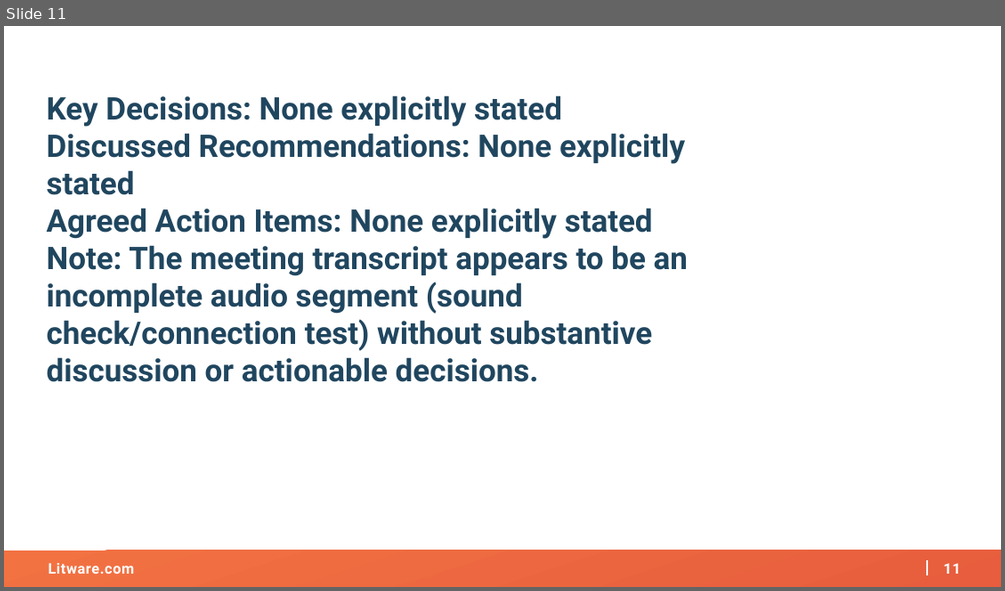
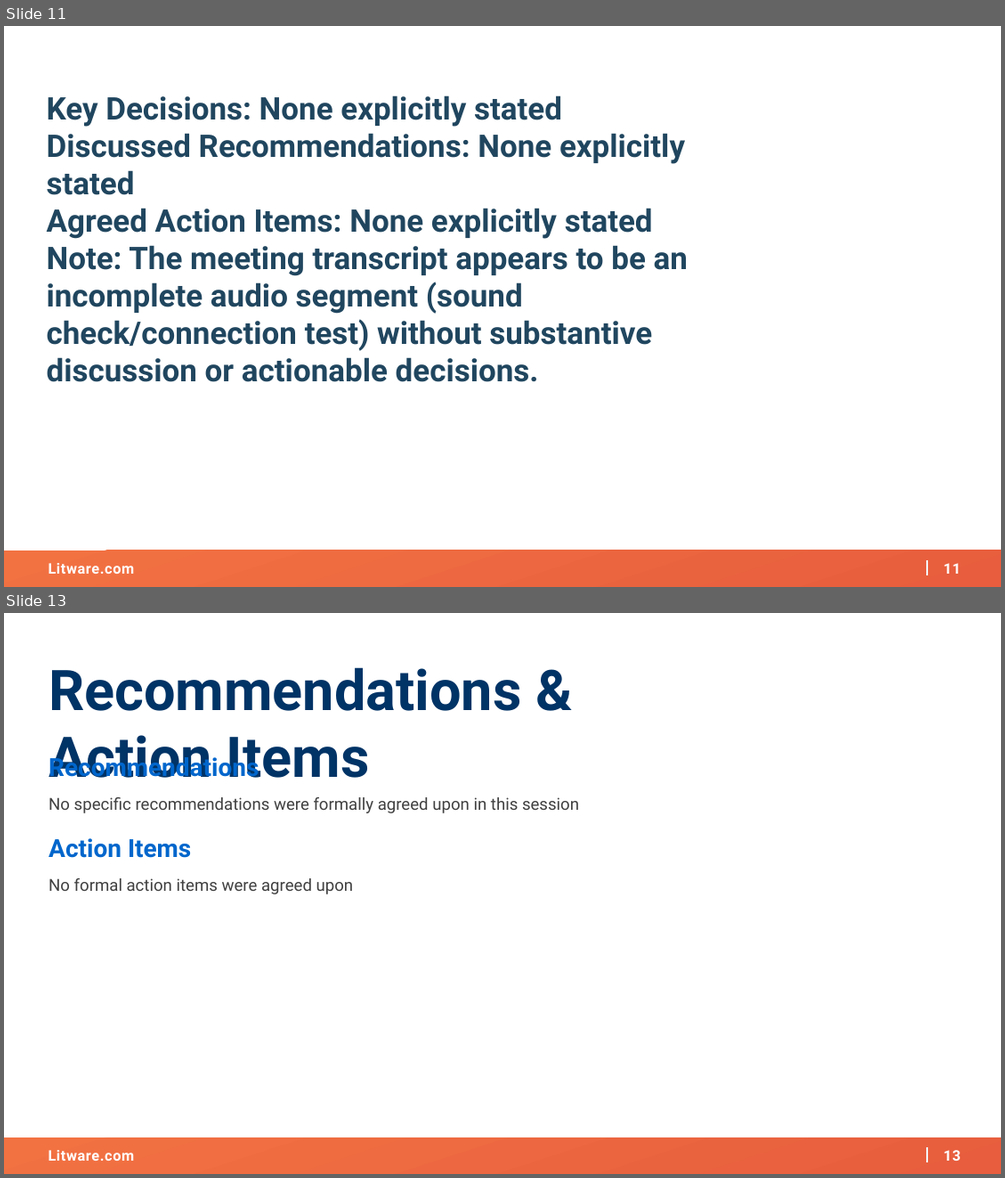
Before and after one commit to AKercha1/justtemporary, a slide deck: create-a-project-from-cost-opt-20260216170628/artifacts/kickoff-deck.pptx. Shown one above the other, each under a label of ours: slide 11 before the commit, slides 11 and 13 after it; the slides between them are not shown. The pictures are 1005x591 and 1005x1178 pixels, drawn with LibreOffice and Linux fonts; fonts in the diff are those of the drawing; background and template pictures are left out. Boxes give left, top, right and bottom in pixels: in the first picture for what was removed or moved away, otherwise in the second. Text is boxed around its words. In the diff, an @@ line names an element or a change of style, - is before the commit and + after.

```diff
--- a/create-a-project-from-cost-opt-20260216170628/artifacts/kickoff-deck.pptx
+++ b/create-a-project-from-cost-opt-20260216170628/artifacts/kickoff-deck.pptx
@@ slide 13 added at box(4, 613, 1001, 1174), background #FFFFFF; not listed: 4 template elements that a slide beside it also shows @@
@@ rectangle added at box(4, 613, 1001, 1137), fill #FFFFFF at 94% opacity @@
@@ text added at box(48, 735, 369, 782), 54 pt, text #003366, bold @@
+Recommendations & Action Items
@@ text added at box(48, 797, 579, 894), 16 pt, text #404040 @@
+Recommendations
+No specific recommendations were formally agreed upon in this session
+Action Items
+No formal action items were agreed upon
```
Also in this commit, not shown: 1 other slide added.
